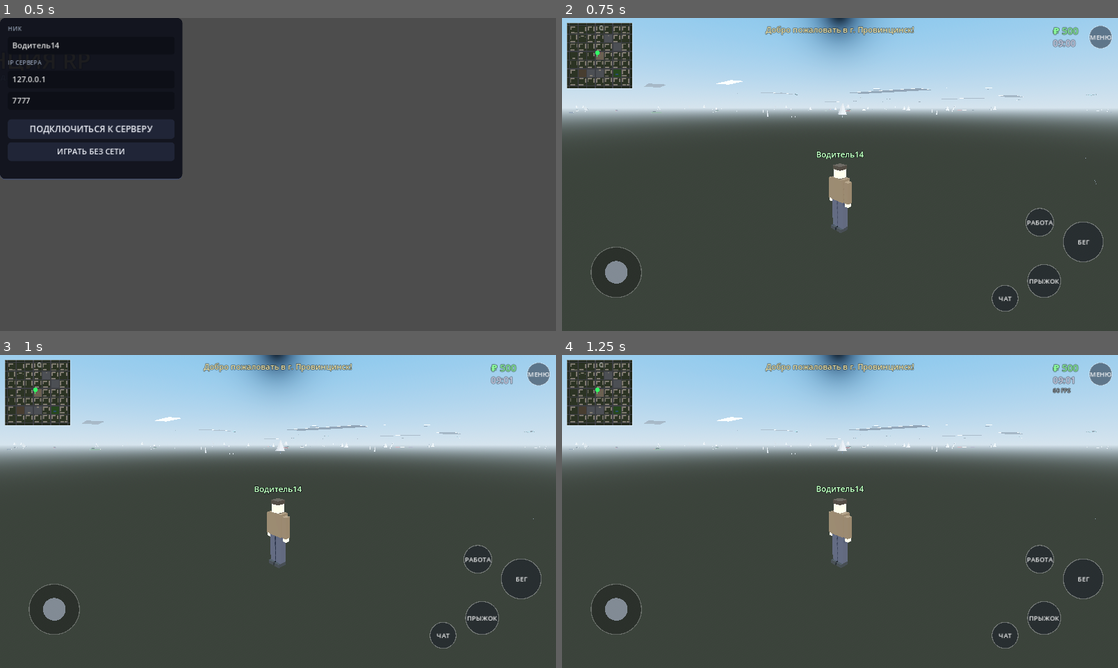
Above: before the commit, frames 1-4 (two rows, left to right).
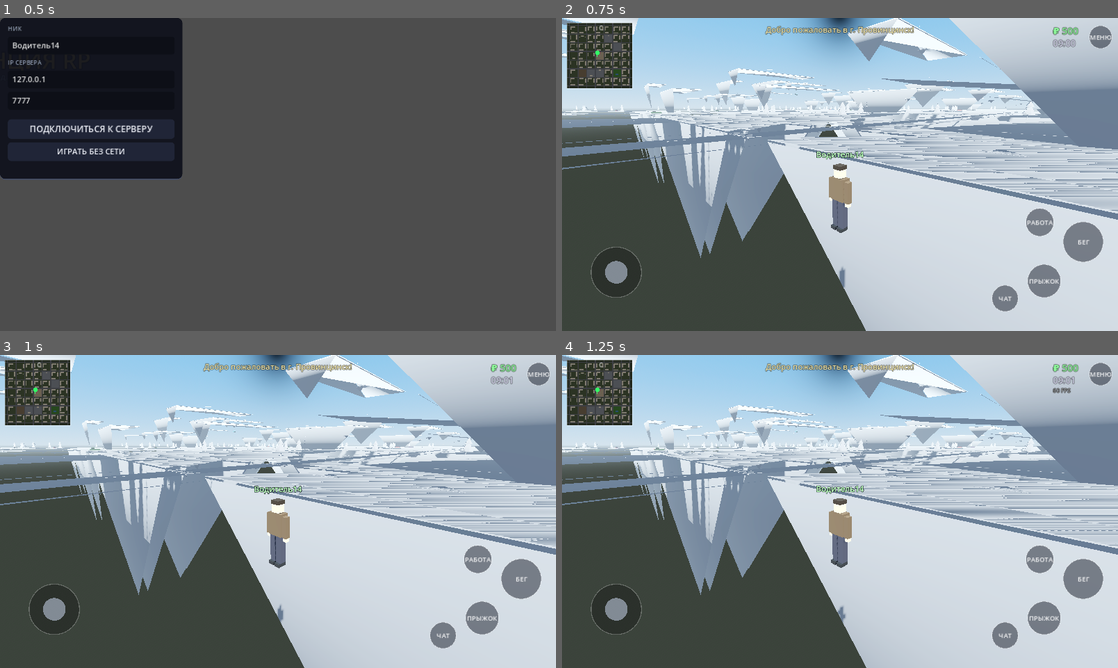
Above: after the commit, the same moments.

Repository: mimistr036-coder/launcher
Game: Godot game, scene res://br/boot.tscn
The game is run twice, just before and just after one commit, with the same random seed, the same clock (stepped at 60 frames per second) and the same inputs.
Inputs:
- Up to frame 1 (0.5 s): no input
- Up to frame 2 (0.75 s): click "ИГРАТЬ БЕЗ СЕТИ" at 0.5 s
- Up to frame 3 (1 s): no input
- Up to frame 4 (1.25 s): no input

Frame 1 is identical in both runs. In frame 2, 56% of the frame differs, in the area x 0-100%, y 0-100%; in frame 3, 56%; in frame 4, 56%.

Commit message:
fix: индексы меша по каждой поверхности (город рисовался мусорными треугольниками); проверка направления WASD в автотесте; переключатель инверсии камеры в паузе
Co-authored-by: arena-agent <297053741+arena-agent@users.noreply.github.com>

Diff:
--- a/game/br/boot.gd
+++ b/game/br/boot.gd
@@ -11,6 +11,7 @@
 var world = null
 var net = null
 var _autotest_done := false
+var _autotest_fail := ''
 
 
 func _ready() -> void:
@@ -75,6 +76,22 @@
 			print("[AUTOTEST] TIMEOUT")
 			get_tree().quit(1))
 	_start_world(online, ip, port, "ТестБот")
+	if not online:
+		# проверка направления: W должен вести ОТ камеры (вдоль fwd камеры)
+		var tdir := get_tree().create_timer(1.0)
+		tdir.timeout.connect(func() -> void:
+			if world != null and world.player != null:
+				world.cam_yaw = 0.0
+				Input.action_press("move_forward"))
+	var tdir2 := get_tree().create_timer(1.4)
+	tdir2.timeout.connect(func() -> void:
+		Input.action_release("move_forward")
+		if world != null and world.player != null:
+			var fwd := Vector3(-sin(world.cam_yaw), 0, -cos(world.cam_yaw))
+			var dot: float = world.player.velocity.dot(fwd)
+			print("[AUTOTEST] движение W: velocity*fwd=", dot)
+			if dot < 1.0:
+				_autotest_fail = "управление инвертировано (dot=%.2f)" % dot)
 	if online:
 		var poll := Timer.new()
 		poll.wait_time = 0.5
@@ -111,6 +128,9 @@
 				elif world.player.global_position.y < -3.0:
 					ok = false
 					why = "player fell under map (y=" + str(world.player.global_position.y) + ")"
+				elif _autotest_fail != "":
+					ok = false
+					why = _autotest_fail
 			_autotest_done = true
 			if ok:
 				print("[AUTOTEST] OK cars=", world.cars.size(), " npcs=", world.npcs.size(),
--- a/game/br/city_builder.gd
+++ b/game/br/city_builder.gd
@@ -24,7 +24,6 @@
 var traffic_mats := {}            # {"ns_r": mat, ...} — маты лампочек светофоров
 
 var _st: Dictionary = {}          # Material -> SurfaceTool
-var _vc: int = 0                  # всего добавленных вершин (для индексов)
 var _colbody: StaticBody3D
 var _rects: Array = []            # прямоугольники зданий для миникарты
 var _tree_pts: Array = []         # точки занятые деревьями
@@ -99,18 +98,18 @@
 
 func _quad(st: SurfaceTool, pts: Array, normal: Vector3, uvs: Array) -> void:
 	# 4 вершины + 2 треугольника (порядок вершин — по часовой снаружи, как принято в Godot)
+	# ВАЖНО: индексы отсчитываются от вершин ЭТОЙ поверхности (commit() обнуляет нумерацию)
 	for k in range(4):
 		st.set_normal(normal)
 		st.set_uv(uvs[k])
 		st.add_vertex(pts[k])
-	var b := _vc
+	var b: int = st.get_vertex_count() - 4
 	st.add_index(b)
 	st.add_index(b + 1)
 	st.add_index(b + 2)
 	st.add_index(b)
 	st.add_index(b + 2)
 	st.add_index(b + 3)
-	_vc += 4
 
 
 func _box(mat: Material, center: Vector3, size: Vector3, face_uv: bool = false, uv_scale: float = 4.0) -> void:
--- a/game/br/hud.gd
+++ b/game/br/hud.gd
@@ -113,6 +113,13 @@
 	_quality_btn = UTIL.button("Графика: Авто", 18)
 	_quality_btn.pressed.connect(_cycle_quality)
 	pv.add_child(_quality_btn)
+	var cam_btn = UTIL.button("", 18)
+	cam_btn.pressed.connect(func() -> void:
+		var inv: bool = int(UTIL.get_set("game", "cam_inv", 0)) == 1
+		UTIL.set_set("game", "cam_inv", 0 if inv else 1)
+		_update_cam_btn(cam_btn))
+	_update_cam_btn(cam_btn)
+	pv.add_child(cam_btn)
 	var to_menu = UTIL.button("В ГЛАВНОЕ МЕНЮ", 18)
 	to_menu.pressed.connect(func() -> void:
 		_toggle_pause()
@@ -358,6 +365,11 @@
 	_update_quality_btn()
 
 
+func _update_cam_btn(btn: Button) -> void:
+	var inv: bool = int(UTIL.get_set("game", "cam_inv", 0)) == 1
+	btn.text = "Камера: обычная" if not inv else "Камера: инверсия"
+
+
 func _update_quality_btn() -> void:
 	var q := int(UTIL.get_set("game", "quality", -1))
 	var names := {-1: "Авто", 1: "Низкая", 2: "Средняя", 3: "Высокая"}
--- a/game/br/world.gd
+++ b/game/br/world.gd
@@ -185,8 +185,13 @@
 func _process(delta: float) -> void:
 	if hud != null:
 		var d: Vector2 = hud.take_cam_delta()
-		cam_yaw -= d.x * 0.005
-		cam_pitch = clampf(cam_pitch - d.y * 0.004, -1.15, 0.45)
+		var cam_inv: bool = int(UTIL.get_set("game", "cam_inv", 0)) == 1
+		if cam_inv:
+			cam_yaw += d.x * 0.005
+			cam_pitch = clampf(cam_pitch + d.y * 0.004, -1.15, 0.45)
+		else:
+			cam_yaw -= d.x * 0.005
+			cam_pitch = clampf(cam_pitch - d.y * 0.004, -1.15, 0.45)
 		if hud.consume_event("job"):
 			job.toggle()
 		if hud.consume_event("horn") and player.current_car != null:
